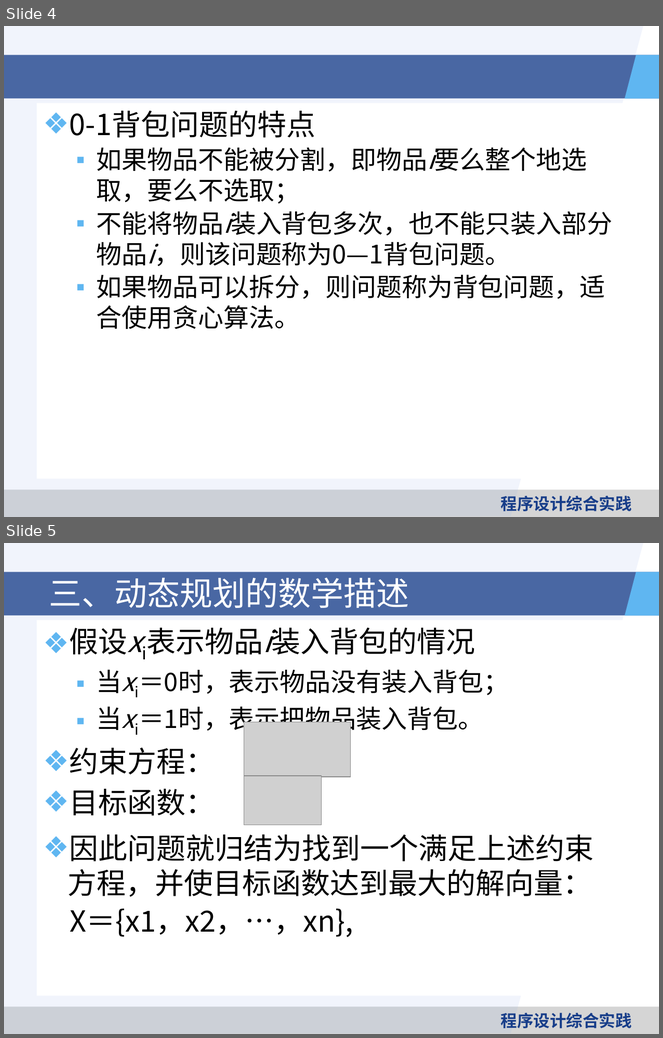
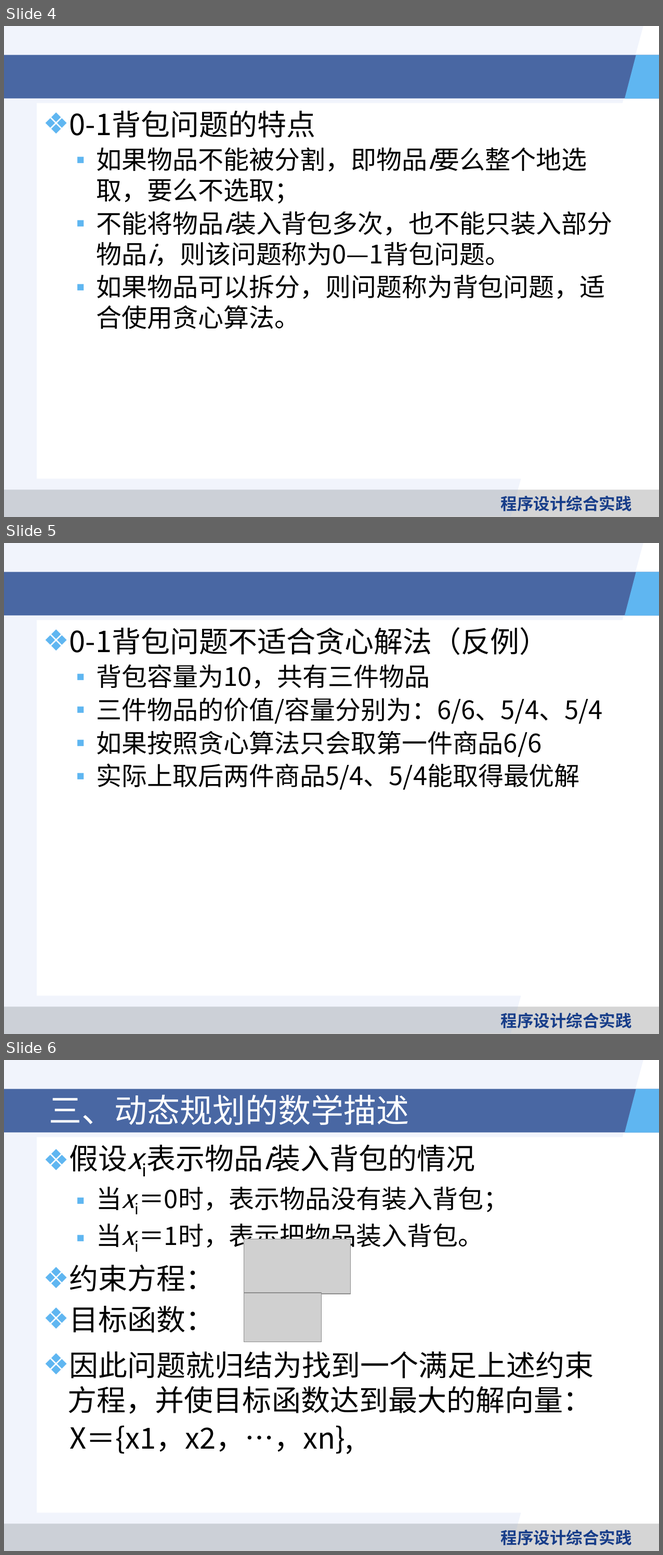
Before and after one commit to heyuantao/ProgrammingPracticeCourse, a slide deck: 课件/第七讲 动态规划.pptx. Shown one above the other, each under a label of ours: slides 4 and 5 before the commit, slides 4, 5 and 6 after it. The pictures are 663x1038 and 663x1555 pixels, drawn with LibreOffice and Linux fonts; fonts in the diff are those of the drawing; grey boxes stand for pictures; background and template pictures are left out. Boxes give left, top, right and bottom in pixels: in the first picture for what was removed or moved away, otherwise in the second. Text is boxed around its words. In the diff, an @@ line names an element or a change of style, - is before the commit and + after.

Commit message:
dp

```diff
--- a/课件/第七讲 动态规划.pptx
+++ b/课件/第七讲 动态规划.pptx
@@ slide 5 added at [4,543,659,1034], background #FFFFFF; not listed: 5 template elements that a slide beside it also shows @@
@@ text added at [37,620,626,996], fill #FFFFFF, 28 pt, text #000000 @@
+❖ 0-1背包问题不适合贪心解法（反例）
+  ▪ 背包容量为10，共有三件物品
+  ▪ 三件物品的价值/容量分别为：6/6、5/4、5/4
+  ▪ 如果按照贪心算法只会取第一件商品6/6
+  ▪ 实际上取后两件商品5/4、5/4能取得最优解
@@ what was slide 5 is now slide 6 @@
```
